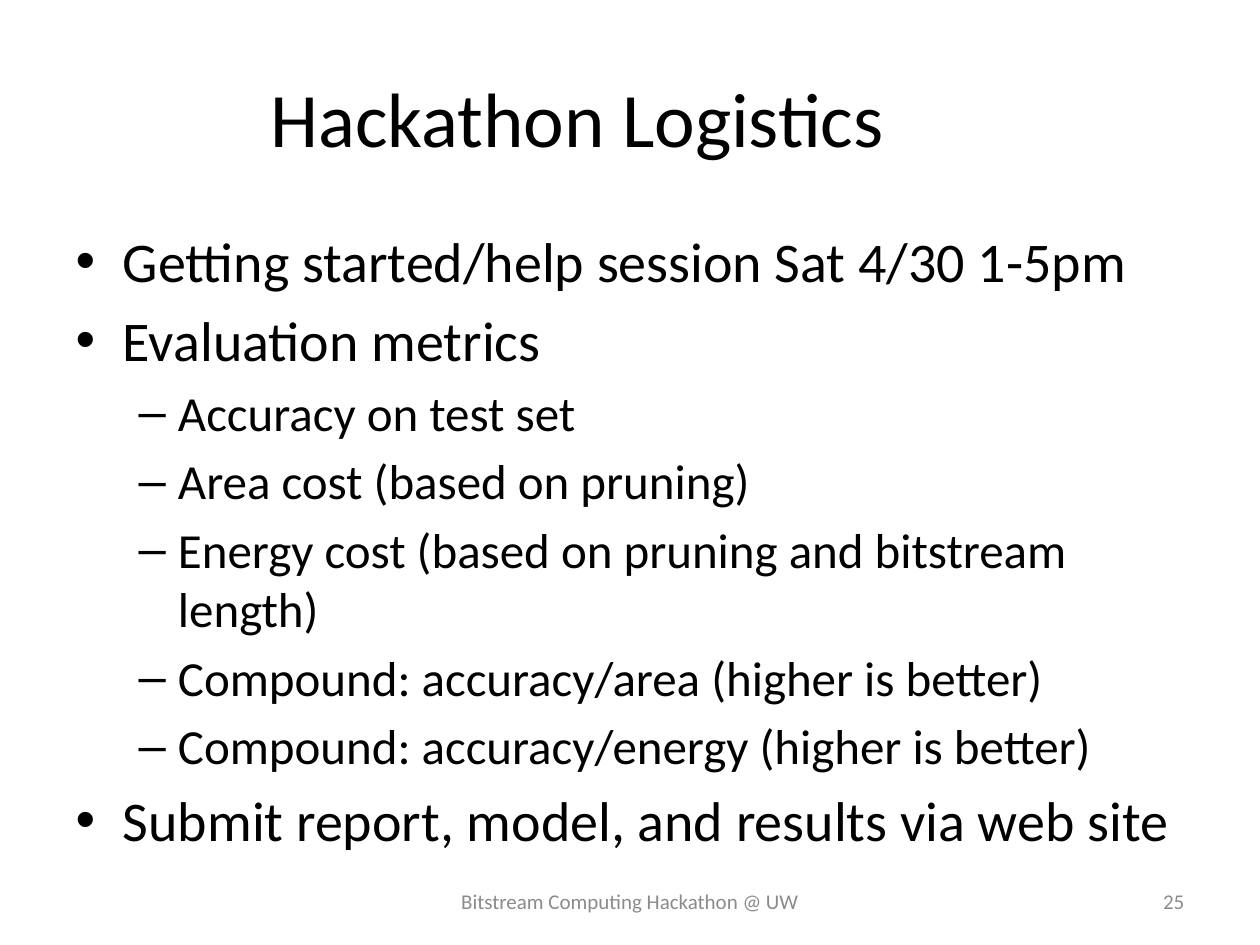
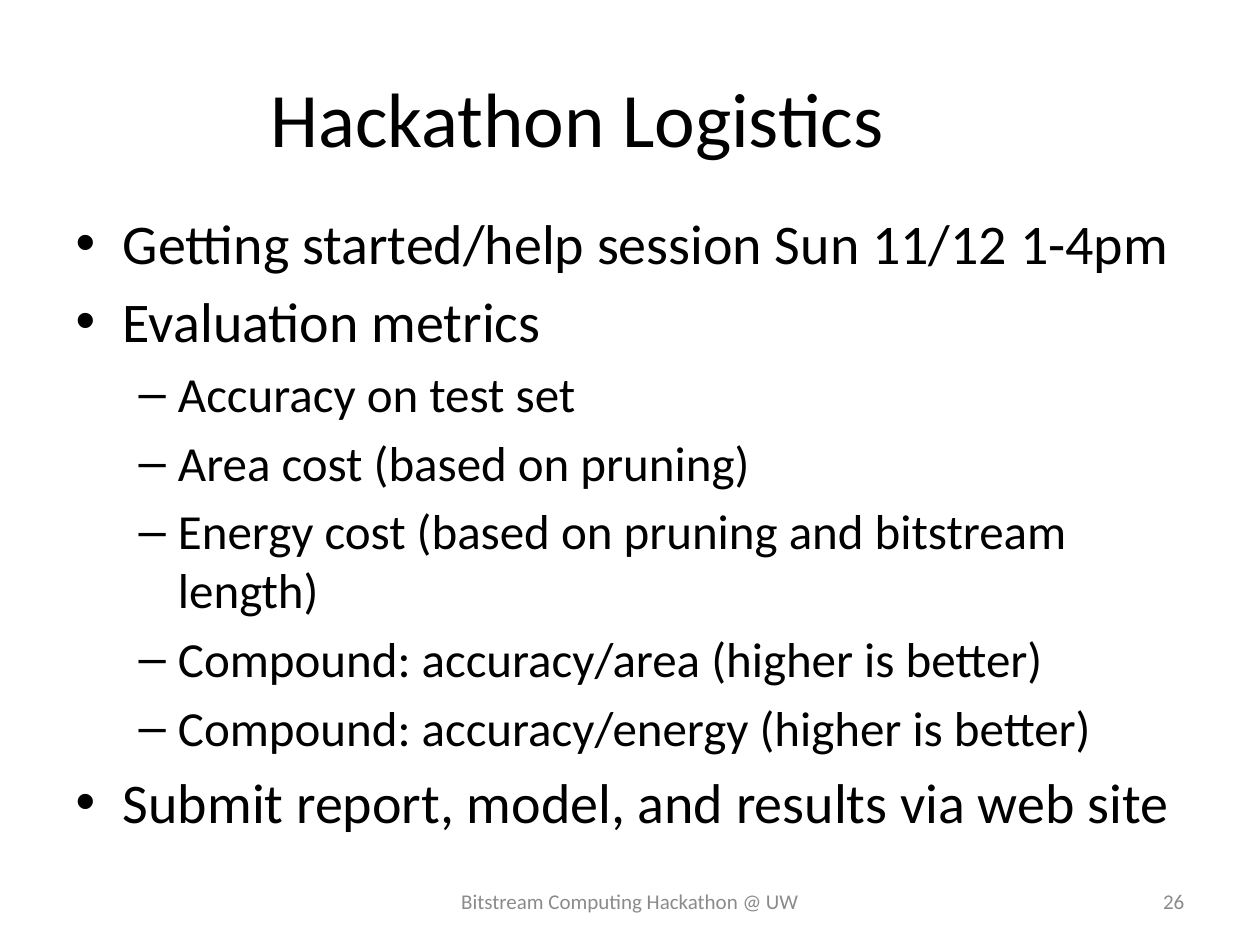
Before and after one commit to UW-PHARM/bitstream-hackathon, a slide deck: slide 26 of _assets/hackathon_introduction.pptx (slide 25 before the commit). Drawn at 1260x945 pixels with LibreOffice and Linux fonts; fonts in the diff are those of the drawing; background and template pictures are left out. Boxes give left, top, right and bottom in pixels: in the first picture for what was removed or moved away, otherwise in the second. Text is boxed around its words. In the diff, an @@ line names an element or a change of style, - is before the commit and + after.

```diff
--- a/_assets/hackathon_introduction.pptx
+++ b/_assets/hackathon_introduction.pptx
@@ text "Getting started/help session Sun 11/12 ...": place and size @@
-text "Getting started/help session Sun 11/12 ..." at [123,243,1168,850]
+text "Getting started/help session Sun 11/12 ..." at [123,225,1168,832]
@@ text at [123,225,1168,274]: text changed @@
-• Getting started/help session Sat 4/30 1-5pm
+• Getting started/help session Sun 11/12 1-4pm
@@ page number at [1163,895,1184,909]: text changed @@
-25
+26
```
Also in this commit, not shown: 7 other slides changed, 2 slides added, 1 slide removed.
